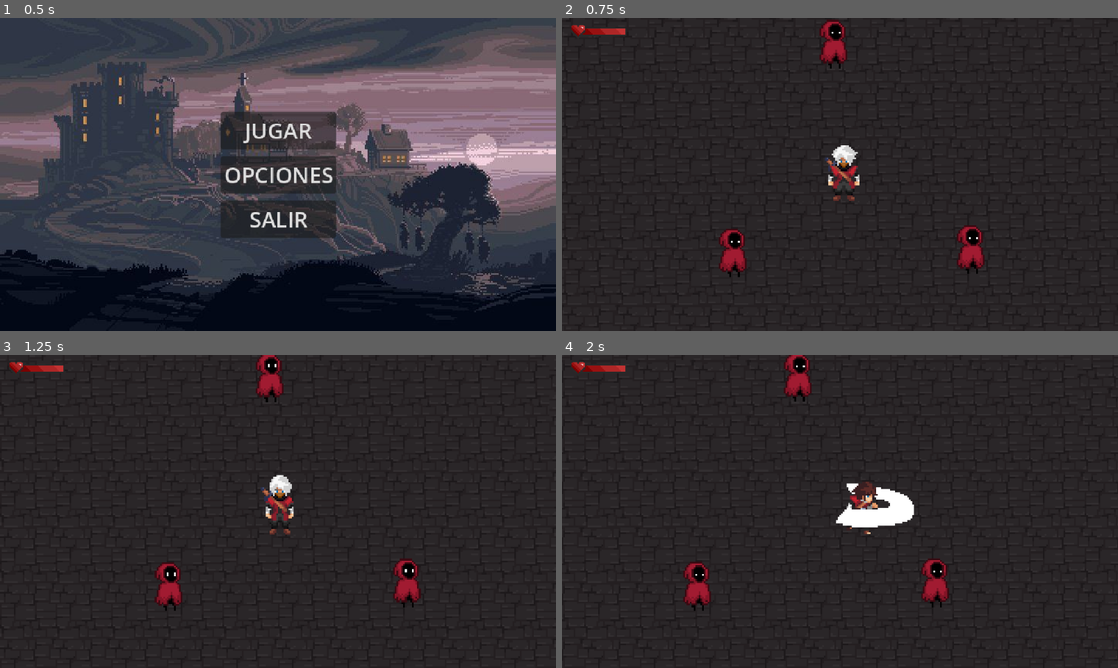
Above: before the commit, frames 1-4 (two rows, left to right).
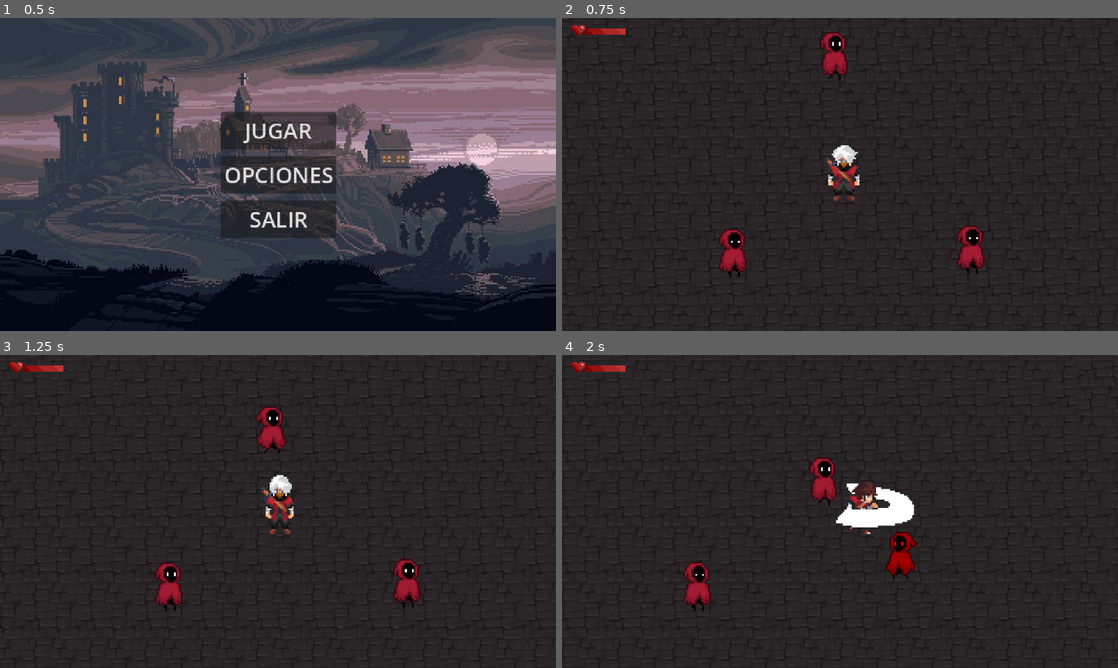
Above: after the commit, the same moments.

Repository: Gato7w7/Caedes_Benedicta
Game: Godot game, scene res://Scenes/menu.tscn
Same seed, same stepped clock (60 frames per second), same inputs: the game is played once before the commit and once after it.
Inputs (mouse positions are in pixels of both pictures, inside the frame that each line leads up to):
- Up to frame 1 (0.5 s): no input
- Up to frame 2 (0.75 s): click "JUGAR" at 0.5 s
- Up to frame 3 (1.25 s): no input
- Up to frame 4 (2 s): move the mouse to (962, 495) at 1.27 s; hold Right (ui_right) from 1.28 s (still down); click (962, 495) at 1.42 s

Frame 1 is identical in both runs. In frame 2, 0.7% of the frame differs, in the area x 46-52%, y 0-20%; in frame 3, 1.1%; in frame 4, 2.2%, in the area x 39-70%, y 0-81%.

Commit message:
Enemigos se mueven pero falta arreglar error

Diff:
--- a/Scenes/enemigo.tscn
+++ b/Scenes/enemigo.tscn
@@ -204,10 +204,9 @@
 
 [node name="AnimatedSprite2D" type="AnimatedSprite2D" parent="."]
 sprite_frames = SubResource("SpriteFrames_ushq4")
-animation = &"muerte"
+animation = &"walk"
 autoplay = "idle"
-frame = 7
-frame_progress = 1.0
+frame_progress = 0.45684692
 
 [node name="CollisionShape2D" type="CollisionShape2D" parent="." groups=["enemigos"]]
 position = Vector2(-1, 1)
--- a/Scenes/jugador.tscn
+++ b/Scenes/jugador.tscn
@@ -801,7 +801,7 @@
 
 [sub_resource type="RectangleShape2D" id="RectangleShape2D_aknpy"]
 
-[node name="Jugador" type="CharacterBody2D"]
+[node name="Jugador" type="CharacterBody2D" groups=["player"]]
 y_sort_enabled = true
 collision_mask = 2
 script = ExtResource("1_c1mnh")
--- a/Scripts/enemigo.gd
+++ b/Scripts/enemigo.gd
@@ -1,12 +1,19 @@
 extends CharacterBody2D
 
 @onready var sprite: AnimatedSprite2D = $AnimatedSprite2D
-@onready var death_sound: AudioStreamPlayer2D = $DeathSound  # ← AGREGAR
+@onready var death_sound: AudioStreamPlayer2D = $DeathSound
 
 # === VARIABLES DE VIDA ===
 var max_health = 50.0
 var current_health = 50.0
-var is_dying = false  # Para evitar morir múltiples veces
+var is_dying = false
+
+# === VARIABLES DE MOVIMIENTO ===
+var speed = 45.0  # Velocidad del enemigo
+var chase_distance = 75.0  # Distancia a la que empieza a perseguir
+var stop_chase_distance = 150.0  # Distancia a la que deja de perseguir
+var player: CharacterBody2D = null
+var is_chasing = false
 
 func _ready() -> void:
 	sprite.play("idle")
@@ -14,6 +21,50 @@
 
 	# Conectar la señal de animación terminada
 	sprite.animation_finished.connect(_on_animation_finished)
+
+	# Buscar al jugador en la escena
+	await get_tree().process_frame  # Esperar un frame para asegurar que todo está cargado
+	player = get_tree().get_first_node_in_group("player")
+	if player == null:
+		print("¡Advertencia! No se encontró al jugador. Asegúrate de que esté en el grupo 'player'")
+
+func _physics_process(delta: float) -> void:
+	# No moverse si está muriendo o no hay jugador
+	if is_dying or player == null:
+		return
+
+	# Calcular distancia al jugador
+	var distance_to_player = global_position.distance_to(player.global_position)
+
+	# Decidir si perseguir o detenerse
+	if distance_to_player < chase_distance:
+		is_chasing = true
+	elif distance_to_player > stop_chase_distance:
+		is_chasing = false
+
+	# Si está persiguiendo, moverse hacia el jugador
+	if is_chasing:
+		# Calcular dirección hacia el jugador
+		var direction = (player.global_position - global_position).normalized()
+
+		# Aplicar movimiento
+		velocity = direction * speed
+		move_and_slide()
+
+		# Cambiar animación a caminar
+		if sprite.animation != "walk":
+			sprite.play("walk")
+
+		# Voltear el sprite según la dirección
+		if direction.x < 0:
+			sprite.flip_h = true
+		elif direction.x > 0:
+			sprite.flip_h = false
+	else:
+		# Si no está persiguiendo, quedarse quieto
+		velocity = Vector2.ZERO
+		if sprite.animation != "idle" and sprite.animation != "muerte":
+			sprite.play("idle")
 
 # Función para recibir daño
 func take_damage(amount: float) -> void:
@@ -34,12 +85,14 @@
 
 func die() -> void:
 	if is_dying:
-		return  # Evitar ejecutar la muerte múltiples veces
+		return
 
 	is_dying = true
 	print("¡Enemigo eliminado!")
 	death_sound.play()
 
+	# Detener movimiento
+	velocity = Vector2.ZERO
 
 	# Desactivar colisión para que el jugador pueda atravesarlo
 	$CollisionShape2D.set_deferred("disabled", true)
@@ -50,10 +103,7 @@
 	# Reproducir animación de muerte
 	sprite.play("muerte")
 
-	# La escena se eliminará cuando termine la animación
-
 # Función que se ejecuta cuando termina una animación
 func _on_animation_finished() -> void:
-	# Si terminó la animación de muerte, eliminar el enemigo
 	if sprite.animation == "muerte":
 		queue_free()
Not shown, changed: export_presets.cfg
